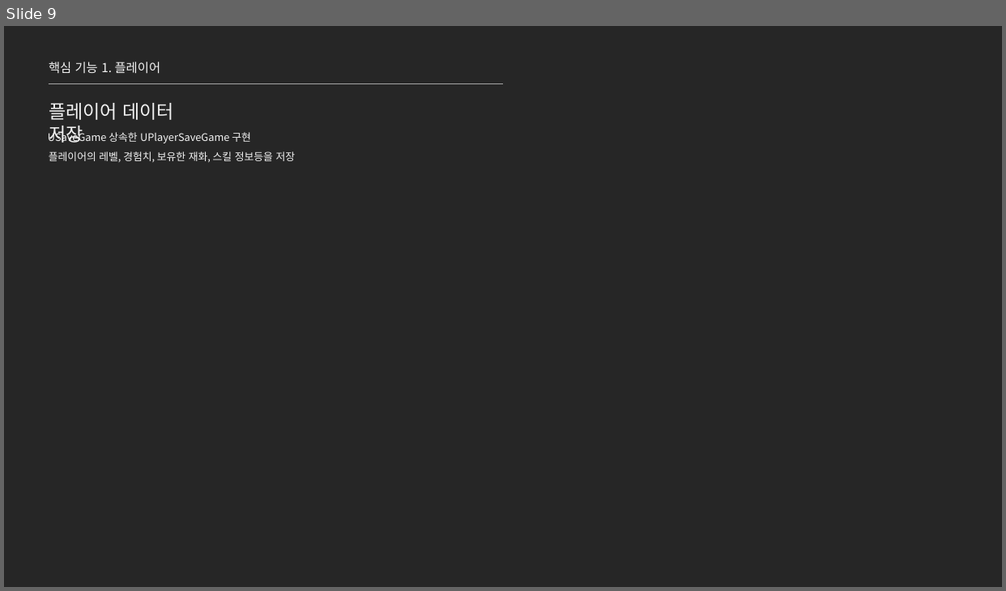
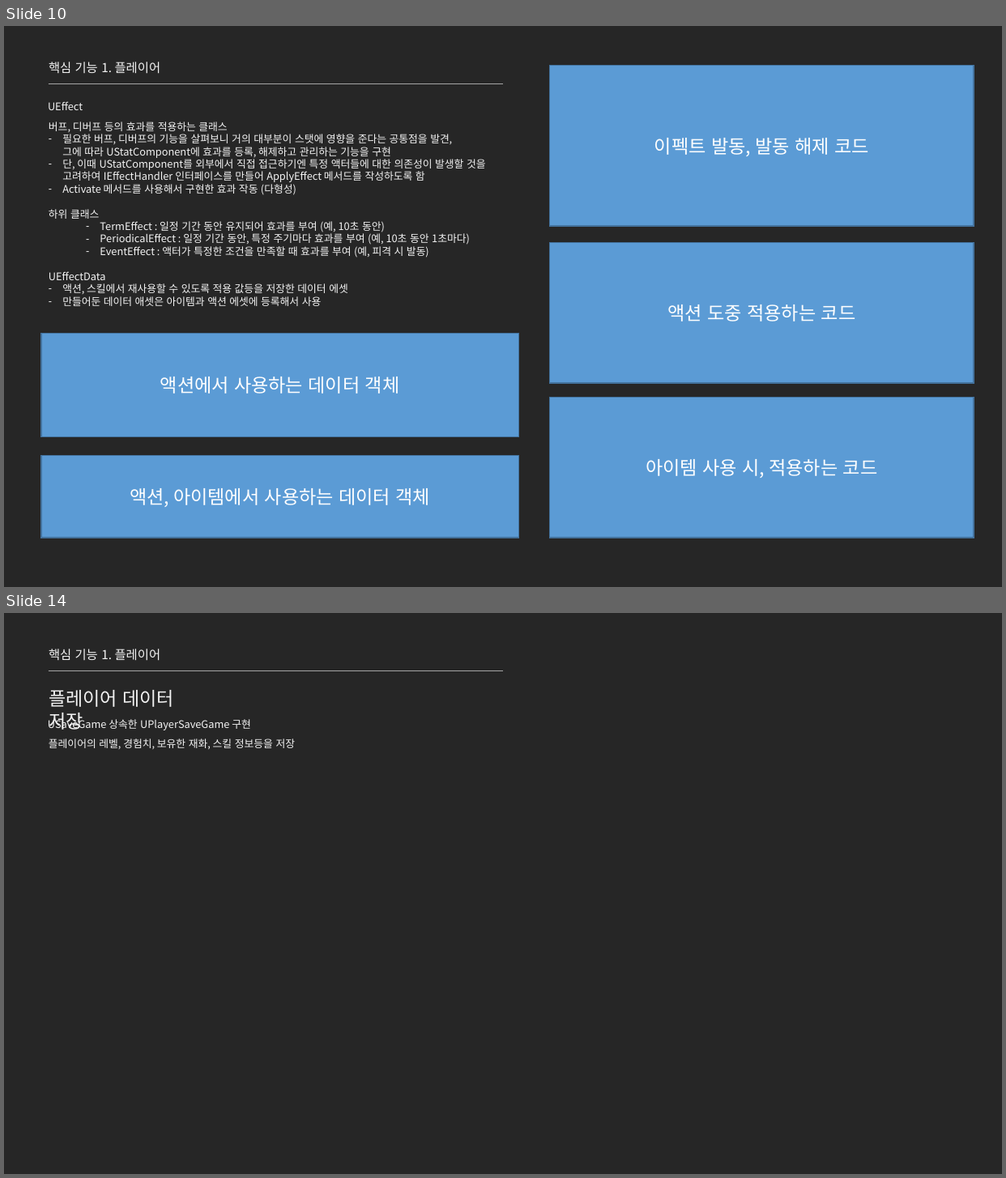
Before and after one commit to jhk0701/project-ARPGHunter, a slide deck: Docs/UnrealEngine_문서_김정환.pptx. Shown one above the other, each under a label of ours: slide 9 before the commit, slides 10 and 14 after it; the slides between them are not shown. The pictures are 1006x591 and 1006x1178 pixels, drawn with LibreOffice and Linux fonts; fonts in the diff are those of the drawing. Boxes give left, top, right and bottom in pixels: in the first picture for what was removed or moved away, otherwise in the second. Text is boxed around its words. In the diff, an @@ line names an element or a change of style, - is before the commit and + after.

```diff
--- a/Docs/UnrealEngine_문서_김정환.pptx
+++ b/Docs/UnrealEngine_문서_김정환.pptx
@@ slide 10 added at <box>4,26,1002,587</box>, background #262626 @@
@@ text added at <box>49,62,161,74</box>, 12 pt, text #F2F2F2 @@
+핵심 기능 1. 플레이어
@@ rectangle added at <box>550,66,974,227</box>, fill #5B9BD5, outline #43739E 1 pt, 18 pt, text #FFFFFF @@
+이펙트 발동, 발동 해제 코드
@@ line added from (49, 84) to (503, 84), #A6A6A6 0.5 pt @@
@@ text added at <box>48,101,83,110</box>, 10 pt, text #F2F2F2 @@
+UEffect
@@ text added at <box>49,122,486,306</box>, 10 pt, text #F2F2F2 @@
+버프, 디버프 등의 효과를 적용하는 클래스
+– 필요한 버프, 디버프의 기능을 살펴보니 거의 대부분이 스탯에 영향을 준다는 공통점을 발견,
+  그에 따라 UStatComponent에 효과를 등록, 해제하고 관리하는 기능을 구현
+– 단, 이때 UStatComponent를 외부에서 직접 접근하기엔 특정 액터들에 대한 의존성이 발생할 것을 고려하여 IEffectHandler 인터페이스를 만들어 ApplyEffect 메서드를 작성하도록 함
+– Activate 메서드를 사용해서 구현한 효과 작동 (다형성)
+하위 클래스
+  – TermEffect : 일정 기간 동안 유지되어 효과를 부여 (예, 10초 동안)
+  – PeriodicalEffect : 일정 기간 동안, 특정 주기마다 효과를 부여 (예, 10초 동안 1초마다)
+  – EventEffect : 액터가 특정한 조건을 만족할 때 효과를 부여 (예, 피격 시 발동)
+UEffectData
+– 액션, 스킬에서 재사용할 수 있도록 적용 값등을 저장한 데이터 에셋
+– 만들어둔 데이터 애셋은 아이템과 액션 에셋에 등록해서 사용
@@ rectangle added at <box>550,243,974,384</box>, fill #5B9BD5, outline #43739E 1 pt, 18 pt, text #FFFFFF @@
+액션 도중 적용하는 코드
@@ rectangle added at <box>41,334,519,437</box>, fill #5B9BD5, outline #43739E 1 pt, 18 pt, text #FFFFFF @@
+액션에서 사용하는 데이터 객체
@@ rectangle added at <box>550,397,974,538</box>, fill #5B9BD5, outline #43739E 1 pt, 18 pt, text #FFFFFF @@
+아이템 사용 시, 적용하는 코드
@@ rectangle added at <box>41,456,519,538</box>, fill #5B9BD5, outline #43739E 1 pt, 18 pt, text #FFFFFF @@
+액션, 아이템에서 사용하는 데이터 객체
@@ what was slide 9 is now slide 14 @@
```
Also in this commit, not shown: 5 slides changed, 4 other slides added, 1 other file.
